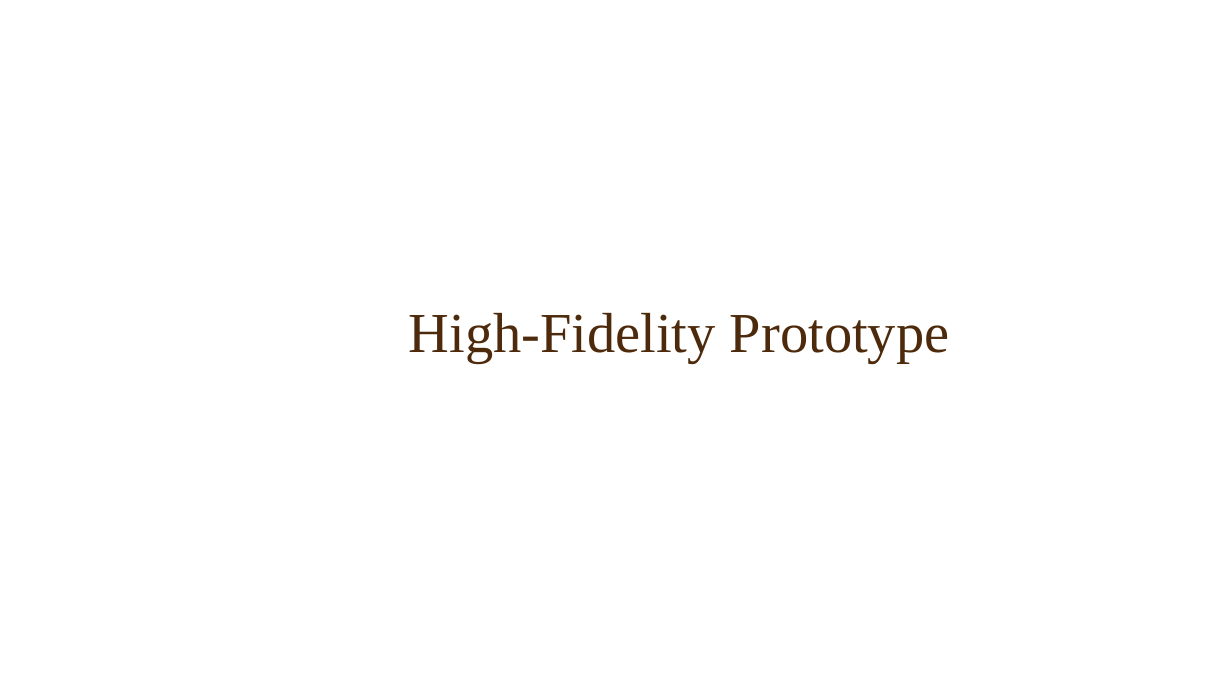
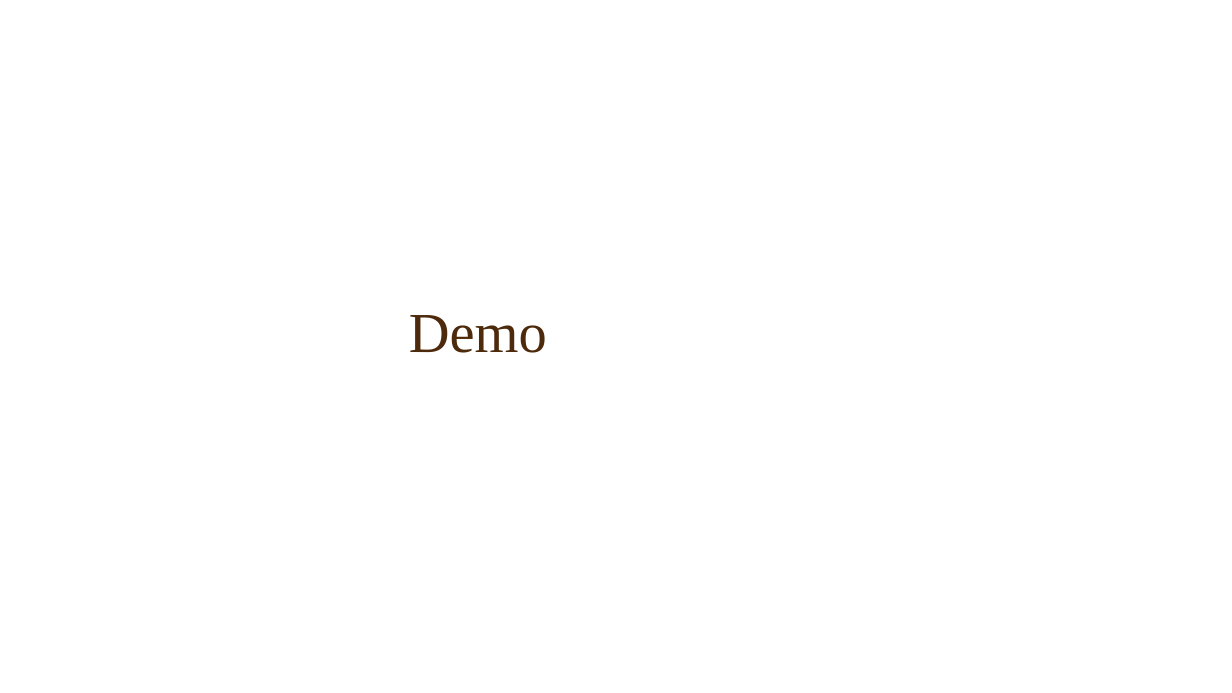
Before and after one commit to austintauer/Genealotree, a slide deck: slide 6 of GenealoTreeDatabase/GenealoTreeFinal.pptx. Drawn at 1232x693 pixels with LibreOffice and Linux fonts; fonts in the diff are those of the drawing; background and template pictures are left out. Boxes give left, top, right and bottom in pixels: in the first picture for what was removed or moved away, otherwise in the second. Text is boxed around its words. In the diff, an @@ line names an element or a change of style, - is before the commit and + after.

```diff
--- a/GenealoTreeDatabase/GenealoTreeFinal.pptx
+++ b/GenealoTreeDatabase/GenealoTreeFinal.pptx
@@ title at (409,315,547,353): text changed @@
-High-Fidelity Prototype
+Demo
```
Also in this commit, not shown: 1 other slide changed, 14 other files.
